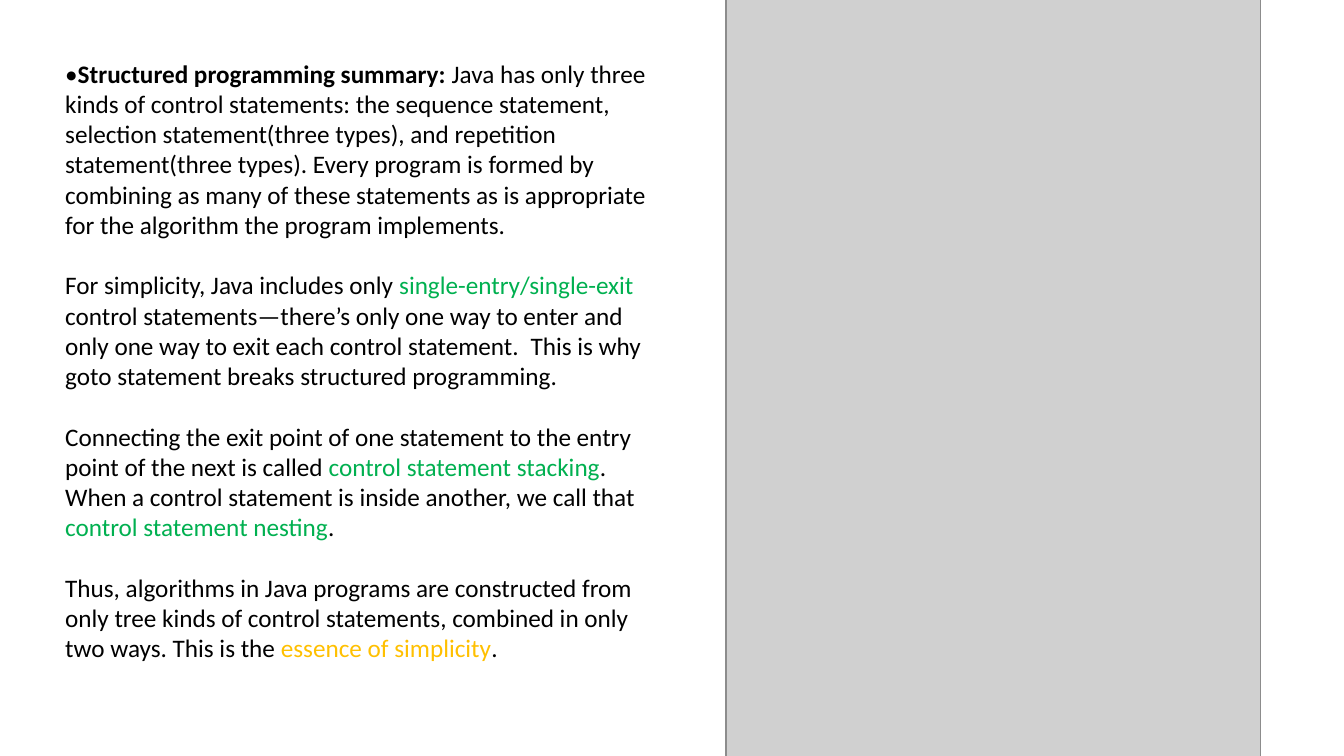
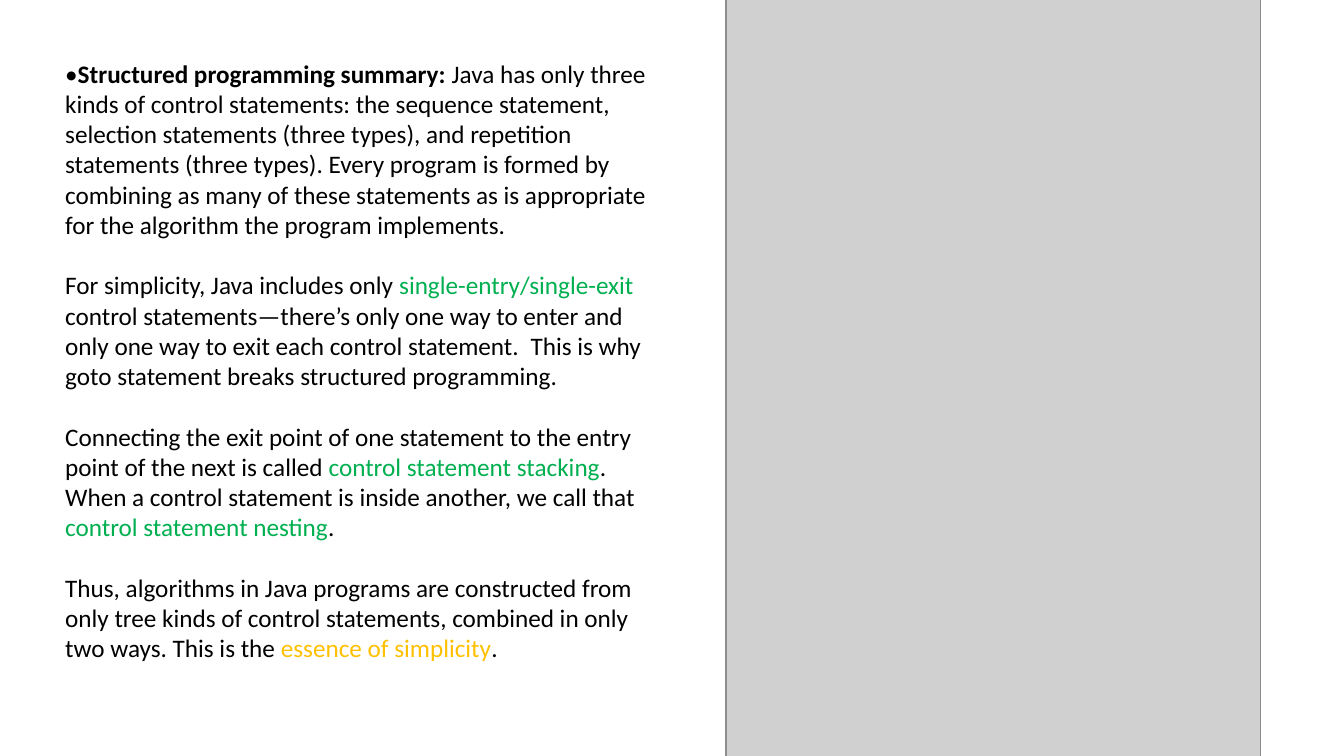
Before and after one commit to AnilJava95/Other, a slide deck: slide 9 of Computer Science and Programming Languages/Control Statements and Structured Programming.pptx. Drawn at 1344x756 pixels with LibreOffice and Linux fonts; fonts in the diff are those of the drawing; grey boxes stand for pictures. Boxes give left, top, right and bottom in pixels: in the first picture for what was removed or moved away, otherwise in the second. Text is boxed around its words. In the diff, an @@ line names an element or a change of style, - is before the commit and + after.

```diff
--- a/Computer Science and Programming Languages/Control Statements and Structured Programming.pptx
+++ b/Computer Science and Programming Languages/Control Statements and Structured Programming.pptx
@@ text at bbox=[65, 65, 645, 239]: text changed @@
-•Structured programming summary: Java has only three kinds of control statements: the sequence statement, selection statement(three types), and repetition statement(three types). Every program is formed by combining as many of these statements as is appropriate for the algorithm the program implements.
+•Structured programming summary: Java has only three kinds of control statements: the sequence statement, selection statements (three types), and repetition statements (three types). Every program is formed by combining as many of these statements as is appropriate for the algorithm the program implements.
```
Also in this commit, not shown: 8 other slides changed, 41 other files.
